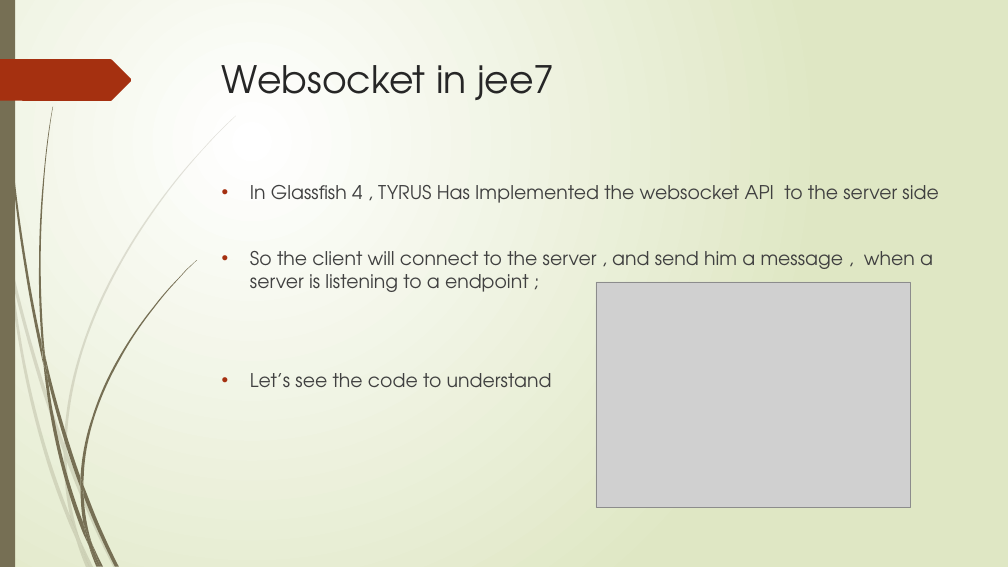
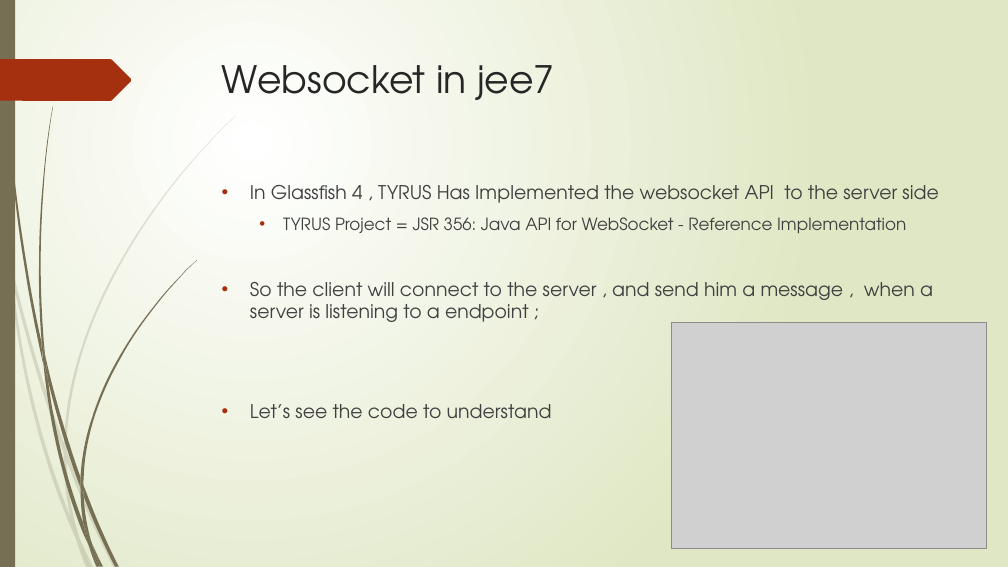
Before and after one commit to aliammar7/WebSocket, a slide deck: slide 21 of Websocket.pptx. Drawn at 1008x567 pixels with LibreOffice and Linux fonts; fonts in the diff are those of the drawing; grey boxes stand for pictures. Boxes give left, top, right and bottom in pixels: in the first picture for what was removed or moved away, otherwise in the second. Text is boxed around its words. In the diff, an @@ line names an element or a change of style, - is before the commit and + after.

```diff
--- a/Websocket.pptx
+++ b/Websocket.pptx
@@ text at [283,217,906,233]: paragraph added @@
+  • TYRUS Project = JSR 356: Java API for WebSocket - Reference Implementation
@@ picture: place and size @@
-picture at [596,282,911,508]
+picture at [671,322,987,548]
```
Also in this commit, not shown: 2 other slides changed.
